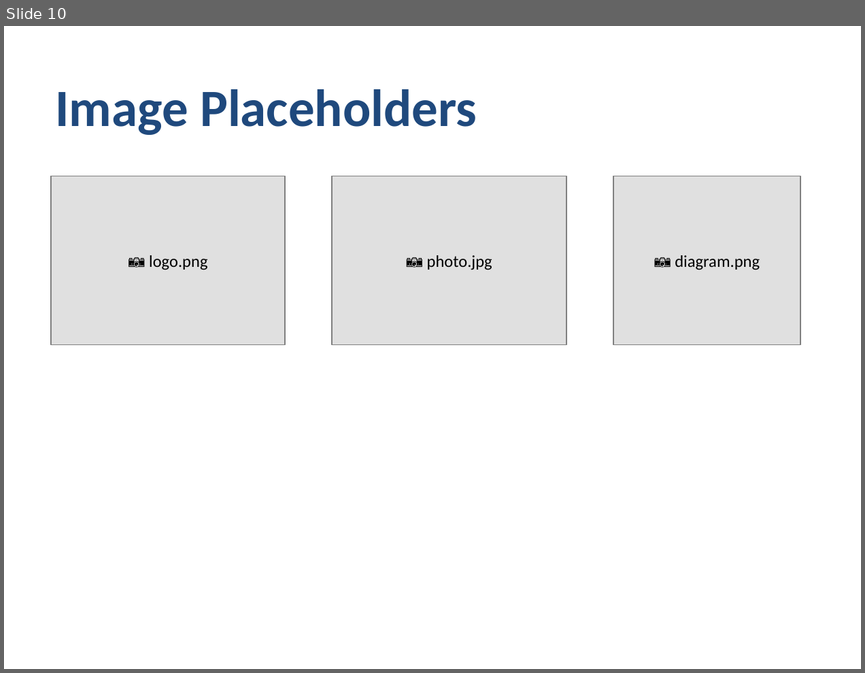
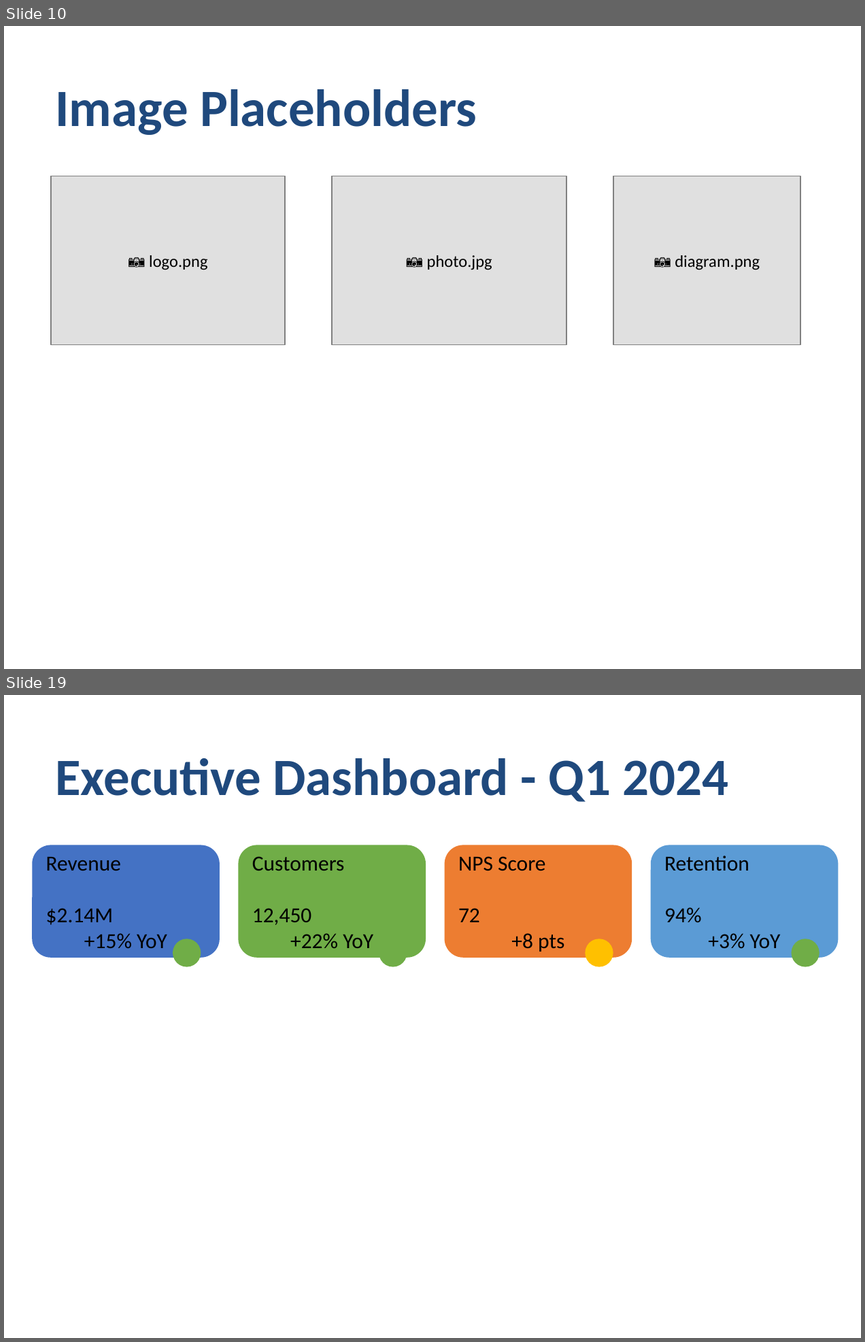
Before and after one commit to awol2005ex/ppt-rs, a slide deck: comprehensive_demo.pptx. Shown one above the other, each under a label of ours: slide 10 before the commit, slides 10 and 19 after it; the slides between them are not shown. The pictures are 865x673 and 865x1342 pixels, drawn with LibreOffice and Linux fonts; fonts in the diff are those of the drawing. Boxes give left, top, right and bottom in pixels: in the first picture for what was removed or moved away, otherwise in the second. Text is boxed around its words. In the diff, an @@ line names an element or a change of style, - is before the commit and + after.

```diff
--- a/comprehensive_demo.pptx
+++ b/comprehensive_demo.pptx
@@ slide 19 added at bbox=[4, 695, 861, 1338], background #FFFFFF @@
@@ text added at bbox=[55, 758, 729, 802], 44 pt, text #1F497D, bold @@
+Executive Dashboard - Q1 2024
@@ rounded rectangle added at bbox=[33, 845, 220, 957], fill #4472C4, 18 pt, text #000000 @@
+Revenue
+$2.14M
++15% YoY
@@ rounded rectangle added at bbox=[238, 845, 426, 957], fill #70AD47, 18 pt, text #000000 @@
+Customers
+12,450
++22% YoY
@@ rounded rectangle added at bbox=[445, 845, 632, 957], fill #ED7D31, 18 pt, text #000000 @@
+NPS Score
+72
++8 pts
@@ rounded rectangle added at bbox=[651, 845, 838, 957], fill #5B9BD5, 18 pt, text #000000 @@
+Retention
+94%
++3% YoY
@@ ellipse added at bbox=[173, 938, 201, 966], fill #70AD47 @@
@@ ellipse added at bbox=[379, 938, 407, 966], fill #70AD47 @@
@@ ellipse added at bbox=[585, 938, 613, 966], fill #FFC000 @@
@@ ellipse added at bbox=[791, 938, 820, 966], fill #70AD47 @@
```
Also in this commit, not shown: 9 other slides added, 14 other files.
